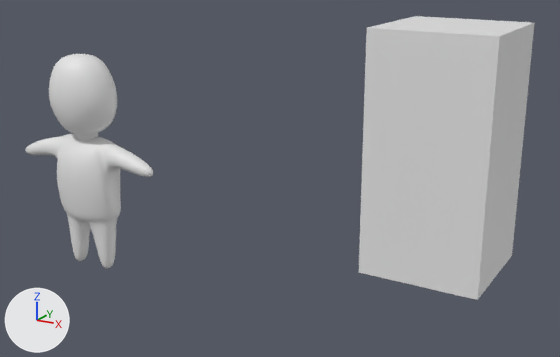
One commit to the Blender file Assets/Models/InkSlinger.blend: the scene before it, then after it.
Before and after are seen from a camera (50 mm lens) standing at (8.89, -9.01, 5.35) and looking at (2.59, 1.65, 1.45). Arrows for +X, +Y and +Z are at lower left; the lights stay in place.

The scene before the commit, as lines of its bpy script (objects in view):
```python
me_cube = bpy.data.meshes.new('Cube')
me_cube.from_pydata(...)  # 50 vertices, 48 faces; spans x -0.707..0.707, y -0.7..0.405, z -0.872..0.602
me_cube.polygons.foreach_set('use_smooth', [True] * 48)
me_cube.materials.append(mat_material)  # white #e7e7e7
me_cube_001 = bpy.data.meshes.new('Cube.001')
me_cube_001.from_pydata(...)  # a box spanning x -1.0..1.0, y -1.0..1.0, z -1.0..1.0
me_cube_001.materials.append(mat_material)  # white #e7e7e7
me_cube_002 = bpy.data.meshes.new('Cube.002')
me_cube_002.from_pydata(...)  # 94 vertices, 92 faces; spans x -1.43..1.43, y -0.57..0.36, z -1.44..0.85
me_cube_002.polygons.foreach_set('use_smooth', [True] * 92)
ob_body = bpy.data.objects.new('Body', me_cube_002)
ob_body.location = (0.0, 0.0, 1.42)
_m = ob_body.modifiers.new('Subdivision', 'SUBSURF')
_m.levels = 2
ob_head = bpy.data.objects.new('Head', me_cube)
ob_head.location = (0.0, 0.0, 3.0)
_m = ob_head.modifiers.new('Subdivision', 'SUBSURF')
_m.levels = 2
ob_heightcomparison = bpy.data.objects.new('HeightComparison', me_cube_001)
ob_heightcomparison.location = (5.0, 2.82, 2.0)
ob_heightcomparison.scale = (1.0, 1.0, 2.0)
```
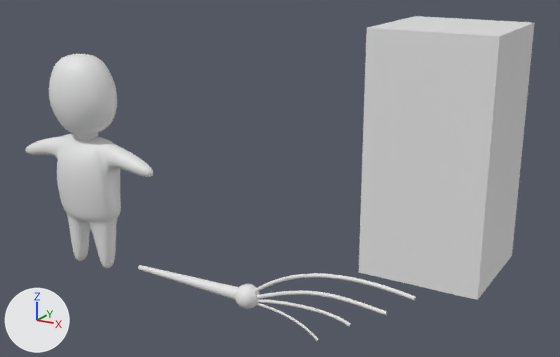
Commit message: ink slinger pen partially worked on

Location of each change, [x1, y1, x2, y2] in pixels of the pictures (560 x 357 px):
'PenBase', added: after [138, 265, 239, 300]
'BezierCurve', added: after [254, 273, 416, 301]
'BezierCurve.001', added: after [257, 290, 387, 316]
'PenBallFin', added: after [235, 284, 260, 309]
'BezierCurve.002', added: after [257, 299, 351, 326]
'BezierCurve.003', added: after [256, 303, 318, 341]

Edits to the bpy script that builds the scene:
```text
Add cu_beziercurve_003:
    cu_beziercurve_003 = bpy.data.curves.new('BezierCurve.003', 'CURVE')
    cu_beziercurve_003.dimensions = '3D'
    _sp = cu_beziercurve_003.splines.new('BEZIER'); _sp.bezier_points.add(1)
    _sp.bezier_points.foreach_set('co', [-0.0152, 0.0, 0.13, 1.16, 0.0, 0.0793])
    _sp.bezier_points.foreach_set('handle_left', [-0.265, 0.0, 0.0709, 0.781, 0.0, 0.269])
    _sp.bezier_points.foreach_set('handle_right', [0.347, 0.0, 0.215, 1.54, 0.0, -0.111])
    for _p, _l, _r in zip(_sp.bezier_points, ['ALIGNED', 'ALIGNED'], ['ALIGNED', 'ALIGNED']): _p.handle_left_type = _l; _p.handle_right_type = _r
    _sp.order_u = 0
    _sp.order_v = 0
    cu_beziercurve_003.use_path = True
    cu_beziercurve_003.bevel_depth = 0.02
    cu_beziercurve_003.fill_mode = 'FULL'
Add cu_beziercurve_002:
    cu_beziercurve_002 = bpy.data.curves.new('BezierCurve.002', 'CURVE')
    cu_beziercurve_002.dimensions = '3D'
    _sp = cu_beziercurve_002.splines.new('BEZIER'); _sp.bezier_points.add(1)
    _sp.bezier_points.foreach_set('co', [-0.0116, 0.0, 0.0994, 1.625, 0.0, 0.127])
    _sp.bezier_points.foreach_set('handle_left', [-0.352, 0.0, 0.0167, 1.289, 0.0, 0.289])
    _sp.bezier_points.foreach_set('handle_right', [0.482, 0.0, 0.219, 1.961, 0.0, -0.0342])
    for _p, _l, _r in zip(_sp.bezier_points, ['ALIGNED', 'ALIGNED'], ['ALIGNED', 'ALIGNED']): _p.handle_left_type = _l; _p.handle_right_type = _r
    _sp.order_u = 0
    _sp.order_v = 0
    cu_beziercurve_002.use_path = True
    cu_beziercurve_002.bevel_depth = 0.025
    cu_beziercurve_002.fill_mode = 'FULL'
Add cu_beziercurve_001:
    cu_beziercurve_001 = bpy.data.curves.new('BezierCurve.001', 'CURVE')
    cu_beziercurve_001.dimensions = '3D'
    _sp = cu_beziercurve_001.splines.new('BEZIER'); _sp.bezier_points.add(1)
    _sp.bezier_points.foreach_set('co', [0.000659, 0.0, 0.00677, 2.17, 0.0, 0.312])
    _sp.bezier_points.foreach_set('handle_left', [-0.679, 0.0, -0.284, 1.302, 0.0, 0.41])
    _sp.bezier_points.foreach_set('handle_right', [0.985, 0.0, 0.427, 3.039, 0.0, 0.215])
    for _p, _l, _r in zip(_sp.bezier_points, ['ALIGNED', 'ALIGNED'], ['ALIGNED', 'ALIGNED']): _p.handle_left_type = _l; _p.handle_right_type = _r
    _sp.order_u = 0
    _sp.order_v = 0
    cu_beziercurve_001.use_path = True
    cu_beziercurve_001.bevel_depth = 0.03
    cu_beziercurve_001.fill_mode = 'FULL'
Add cu_beziercurve:
    cu_beziercurve = bpy.data.curves.new('BezierCurve', 'CURVE')
    cu_beziercurve.dimensions = '3D'
    _sp = cu_beziercurve.splines.new('BEZIER'); _sp.bezier_points.add(1)
    _sp.bezier_points.foreach_set('co', [0.0097, 0.0, -0.00978, 2.565, 0.0, 0.519])
    _sp.bezier_points.foreach_set('handle_left', [-0.542, 0.0, -0.462, 1.731, 0.0, 0.646])
    _sp.bezier_points.foreach_set('handle_right', [0.808, 0.0, 0.646, 3.399, 0.0, 0.392])
    for _p, _l, _r in zip(_sp.bezier_points, ['ALIGNED', 'ALIGNED'], ['ALIGNED', 'ALIGNED']): _p.handle_left_type = _l; _p.handle_right_type = _r
    _sp.order_u = 0
    _sp.order_v = 0
    cu_beziercurve.use_path = True
    cu_beziercurve.bevel_depth = 0.03
    cu_beziercurve.fill_mode = 'FULL'
Add ob_beziercurve_003:
    ob_beziercurve_003 = bpy.data.objects.new('BezierCurve.003', cu_beziercurve_003)
    ob_beziercurve_003.location = (3.06, 0.0, -0.13)
    ob_beziercurve_003.rotation_euler = (0.0, 0.231, 0.0)  # degrees (0, 13, 0)
Add ob_beziercurve_002:
    ob_beziercurve_002 = bpy.data.objects.new('BezierCurve.002', cu_beziercurve_002)
    ob_beziercurve_002.location = (3.09, 0.0, -0.07)
Add ob_beziercurve_001:
    ob_beziercurve_001 = bpy.data.objects.new('BezierCurve.001', cu_beziercurve_001)
    ob_beziercurve_001.location = (3.09, 0.0, 0.07)
Add ob_beziercurve:
    ob_beziercurve = bpy.data.objects.new('BezierCurve', cu_beziercurve)
    ob_beziercurve.location = (3.09, 0.0, 0.19)
Add ob_penballfin:
    ob_penballfin = bpy.data.objects.new('PenBallFin', me_sphere)  # a UV sphere (32 segments, 16 rings, poles along z) spanning x -1.0..1.0, y -1.0..1.0, z -1.0..1.0
    ob_penballfin.parent = ob_penbase
    ob_penballfin.location = (1.627, 0.0, 2.948)
    ob_penballfin.scale = (0.191, 0.191, 0.191)
Add ob_penbase:
    ob_penbase = bpy.data.objects.new('PenBase', me_cylinder)  # 64 vertices, 34 faces; spans x -0.82..0.82, y -0.82..0.82, z -1.0..1.0
    ob_penbase.location = (1.87, 0.0, 0.08)
    ob_penbase.rotation_euler = (-1.571, 0.0, -1.571)  # degrees (-90, 0, -90)
    ob_penbase.scale = (0.125, 0.125, 1.0)
```
